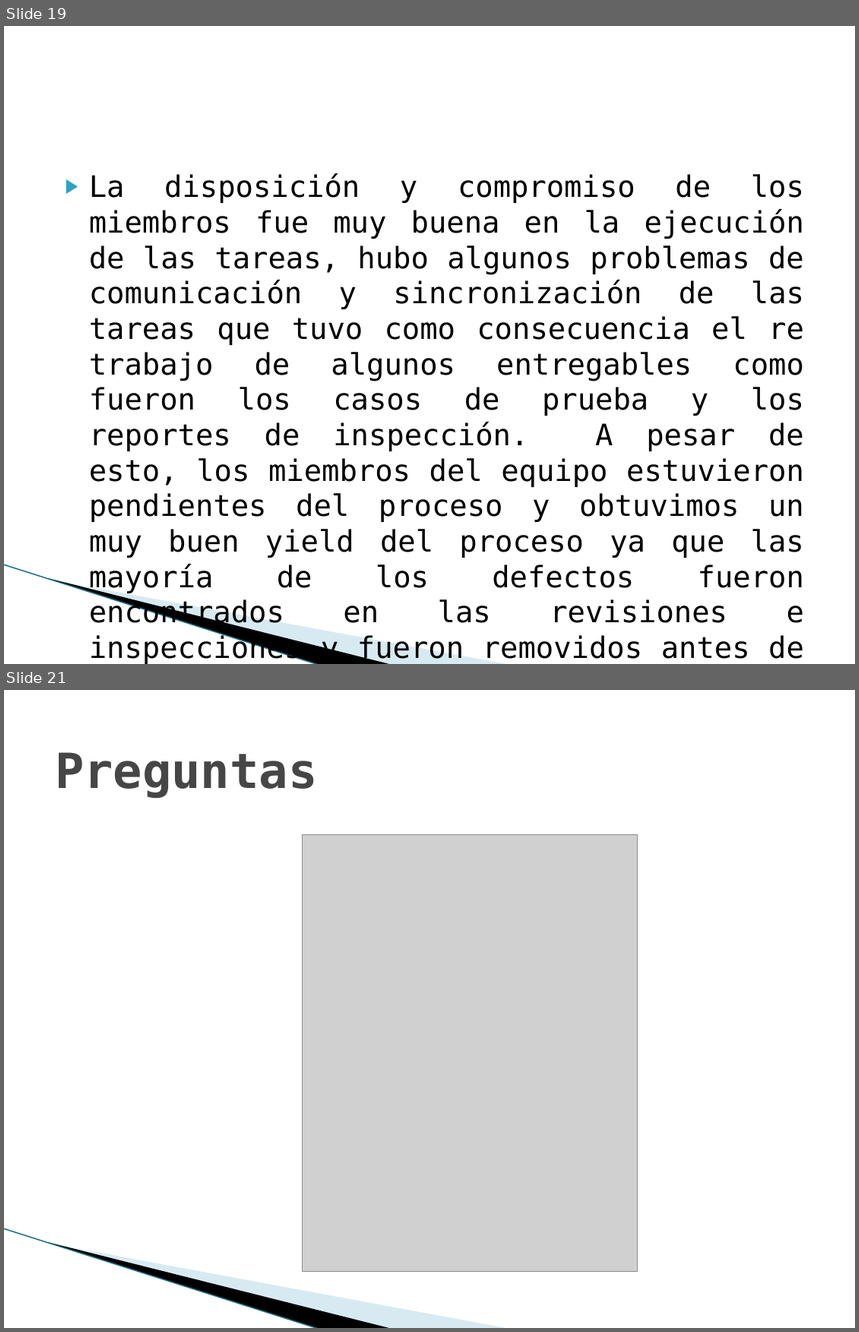
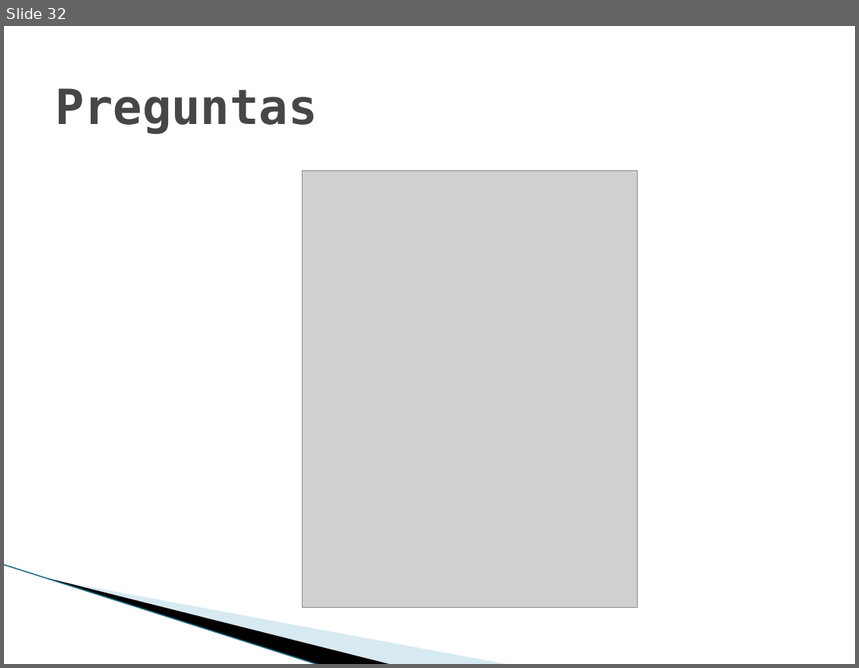
Before and after one commit to jlsarmientoh/tsp_change_counter, a slide deck: docs/NoteBook/Project cycle reports/TSPi – Ciclo 1.pptx. Shown one above the other, each under a label of ours: slides 19 and 21 before the commit, slide 32 after it; the slides between them are not shown. The pictures are 859x1332 and 859x668 pixels, drawn with LibreOffice and Linux fonts; fonts in the diff are those of the drawing; grey boxes stand for pictures; background and template pictures are left out. Boxes give left, top, right and bottom in pixels: in the first picture for what was removed or moved away, otherwise in the second. Text is boxed around its words. In the diff, an @@ line names an element or a change of style, - is before the commit and + after.

```diff
--- a/docs/NoteBook/Project cycle reports/TSPi – Ciclo 1.pptx
+++ b/docs/NoteBook/Project cycle reports/TSPi – Ciclo 1.pptx
@@ slide 19 removed at [4, 26, 855, 664], background #FFFFFF; not listed: 3 template elements that a slide beside it also shows @@
@@ text removed at [89, 173, 804, 664] @@
-▶ La disposición y compromiso de los miembros fue muy buena en la ejecución de las tareas, hubo algunos problemas de comunicación y sincronización de las tareas que tuvo como consecuencia el re trabajo de algunos entregables como fueron los casos de prueba y los reportes de inspección. A pesar de esto, los miembros del equipo estuvieron pendientes del proceso y obtuvimos un muy buen yield del proceso ya que las mayoría de los defectos fueron encontrados en las revisiones e inspecciones y fueron removidos antes de las pruebas funcionales. En la ilustración 2 se puede observar el yield del proceso.
@@ what was slide 21 is now slide 32 @@
```
Also in this commit, not shown: 14 slides added, 2 other slides removed, 1 other file.
